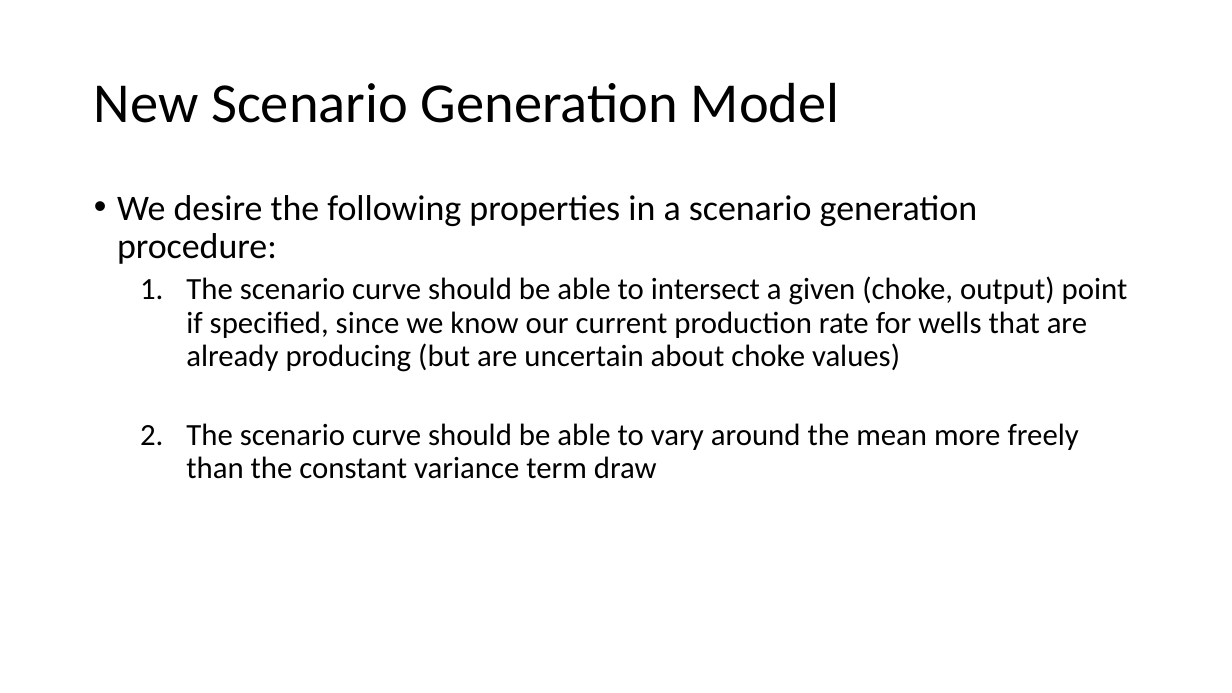
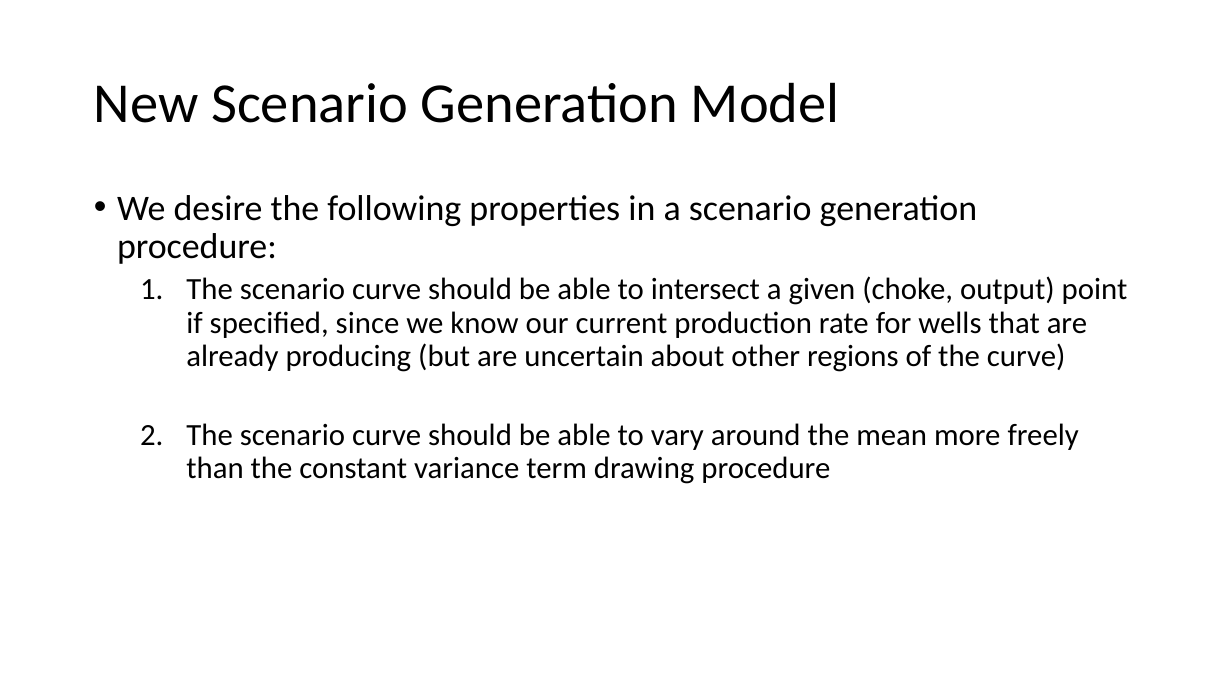
Before and after one commit to bendiw/OilOpt, a slide deck: slide 8 of PP/Master Discussion 14_may.pptx. Drawn at 1232x693 pixels with LibreOffice and Linux fonts; fonts in the diff are those of the drawing. Boxes give left, top, right and bottom in pixels: in the first picture for what was removed or moved away, otherwise in the second. Text is boxed around its words. In the diff, an @@ line names an element or a change of style, - is before the commit and + after.

```diff
--- a/PP/Master Discussion 14_may.pptx
+++ b/PP/Master Discussion 14_may.pptx
@@ text at <box>186,276,1128,484</box>: text changed @@
-  1. The scenario curve should be able to intersect a given (choke, output) point if specified, since we know our current production rate for wells that are already producing (but are uncertain about choke values)
-  2. The scenario curve should be able to vary around the mean more freely than the constant variance term draw
+  1. The scenario curve should be able to intersect a given (choke, output) point if specified, since we know our current production rate for wells that are already producing (but are uncertain about other regions of the curve)
+  2. The scenario curve should be able to vary around the mean more freely than the constant variance term drawing procedure
```
Also in this commit, not shown: 5 other slides changed, 13 slides added, 27 other files.
